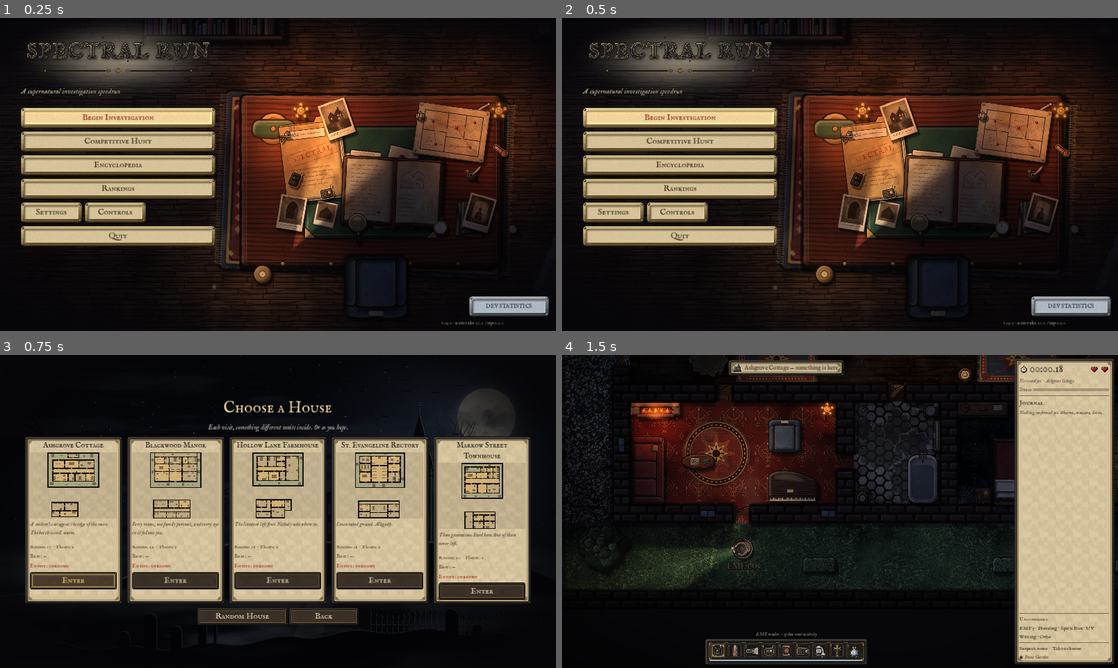
Above: before the commit, frames 1-4 (two rows, left to right).
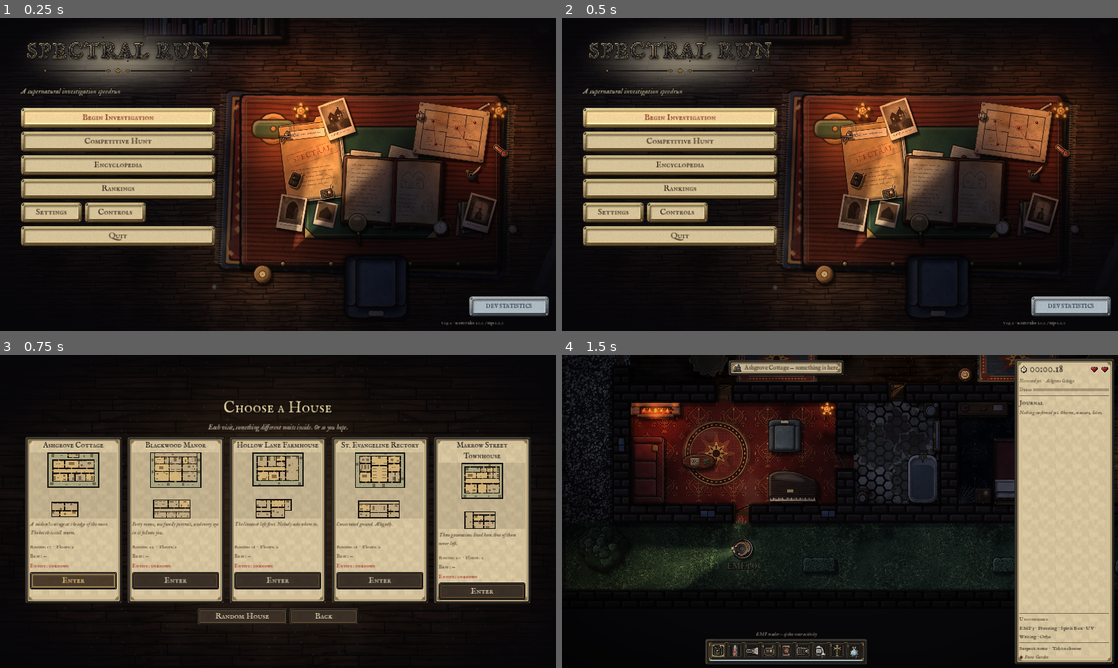
Above: after the commit, the same moments.

Repository: crosenlund79/PhasmoOnSpeed
Game: Godot game, scene res://scenes/boot.tscn
Same seed, same stepped clock (60 frames per second), same inputs: the game is played once before the commit and once after it.
Inputs:
- Up to frame 1 (0.25 s): no input
- Up to frame 2 (0.5 s): no input
- Up to frame 3 (0.75 s): click "Begin Investigation" at 0.5 s
- Up to frame 4 (1.5 s): click "Enter" at 1.25 s

Frames 1-2 are identical in both runs. In frame 3, 3.4% of the frame differs, in the area x 2-100%, y 0-98%; in frame 4, nothing differs.

Commit message:
Consistent floorboard backdrops on all screens, encyclopedia wording, lobby layout, revision-2 screenshots
Co-Authored-By: Claude Opus 5.5 <noreply@anthropic.com>
Claude-Session: https://claude.ai/code/session_01HoR6KC67QYiLzvsFwhVpg6

Diff:
--- a/scripts/ui/encyclopedia.gd
+++ b/scripts/ui/encyclopedia.gd
@@ -127,13 +127,14 @@
 ## Facts computed from the same numbers the game uses.
 func _derived_hunt_facts(d: Dictionary) -> String:
 	var spd: float = d["hunt_speed"]
-	var speed_text := "slower than a walking investigator" if spd < Player.WALK_SPEED else ("faster than walking, slower than sprinting" if spd < Player.SPRINT_SPEED else "faster than a sprint")
+	var speed_text := "slower than a walking investigator" if spd < Player.WALK_SPEED else ("faster than walking but slower than sprinting" if spd < Player.SPRINT_SPEED else "faster than a sprint")
+	var lead := "Hunts at a pace %s." % speed_text
 	if d["name"] == "Werewolf":
-		speed_text = "starts %s, then speeds up to %s while it sees you" % [speed_text, "outrun walking"]
+		lead = "Starts a hunt %s and speeds up while it sees you." % speed_text
 	var how_often := "often" if float(d["hunt_cooldown"]) <= 22.0 else ("regularly" if float(d["hunt_cooldown"]) <= 28.0 else "rarely")
 	if d["kind"] == "harbinger":
 		how_often = "relentlessly"
-	return "Moves %s. Hunts %s, for about %d seconds at a time." % [speed_text, how_often, int(d["hunt_duration"])]
+	return "%s Hunts %s, for about %d seconds at a time." % [lead, how_often, int(d["hunt_duration"])]
 
 func _show_equipment() -> void:
 	page.add_child(Art.heading("Equipment", 40))
--- a/scripts/ui/lobby.gd
+++ b/scripts/ui/lobby.gd
@@ -125,8 +125,8 @@
 
 func _refresh() -> void:
 	var online := Net.is_online()
-	connect_box.visible = not online
-	room_box.visible = online
+	connect_box.get_parent().visible = not online
+	room_box.get_parent().visible = online
 	if not online:
 		return
 	for c in players_box.get_children():
--- a/scripts/ui/screen.gd
+++ b/scripts/ui/screen.gd
@@ -5,15 +5,34 @@
 func _init() -> void:
 	set_anchors_preset(Control.PRESET_FULL_RECT)
 
-func add_backdrop(path: String = "ui/menu_background.png", dim: float = 0.35) -> void:
+## The same world as the houses and the menu desk: candlelit, grimy floorboards.
+func add_backdrop(_path: String = "", dim: float = 0.35) -> void:
 	var bg := TextureRect.new()
-	bg.texture = Art.tex(path)
+	bg.texture = Art.tex("floors/wood_dark.png")
 	bg.set_anchors_preset(Control.PRESET_FULL_RECT)
-	bg.expand_mode = TextureRect.EXPAND_IGNORE_SIZE
-	bg.stretch_mode = TextureRect.STRETCH_KEEP_ASPECT_COVERED
+	bg.stretch_mode = TextureRect.STRETCH_TILE
+	bg.modulate = Color(0.42, 0.4, 0.44)
 	add_child(bg)
+	if Art.has("decor/grime.png"):
+		var g := TextureRect.new()
+		g.texture = Art.tex("decor/grime.png")
+		g.set_anchors_preset(Control.PRESET_FULL_RECT)
+		g.stretch_mode = TextureRect.STRETCH_TILE
+		g.modulate = Color(1, 1, 1, 0.8)
+		add_child(g)
+	var warm := TextureRect.new()
+	warm.texture = Art.tex("lights/soft.png")
+	warm.expand_mode = TextureRect.EXPAND_IGNORE_SIZE
+	warm.set_anchors_preset(Control.PRESET_FULL_RECT)
+	warm.offset_left = 200
+	warm.offset_right = -200
+	warm.offset_top = -120
+	warm.offset_bottom = 120
+	warm.modulate = Color(1.0, 0.72, 0.4, 0.22)
+	warm.mouse_filter = Control.MOUSE_FILTER_IGNORE
+	add_child(warm)
 	var shade := ColorRect.new()
-	shade.color = Color(0, 0, 0, dim)
+	shade.color = Color(0, 0, 0, dim * 0.6)
 	shade.set_anchors_preset(Control.PRESET_FULL_RECT)
 	add_child(shade)
 	var vig := TextureRect.new()
Binary file added: docs/screenshots/revision2/abandoned_nursery_vs_kept_bedroom.png
Binary file added: docs/screenshots/revision2/basement_wine_cellar.png
Binary file added: docs/screenshots/revision2/encyclopedia.png
Binary file added: docs/screenshots/revision2/flashlight_through_doorway.png
Binary file added: docs/screenshots/revision2/gameplay_reading_and_evidence_card.png
Binary file added: docs/screenshots/revision2/houses.png
Binary file added: docs/screenshots/revision2/lobby.png
Binary file added: docs/screenshots/revision2/menu.png
Binary file added: docs/screenshots/revision2/multiplayer_client.png
Binary file added: docs/screenshots/revision2/results.png
